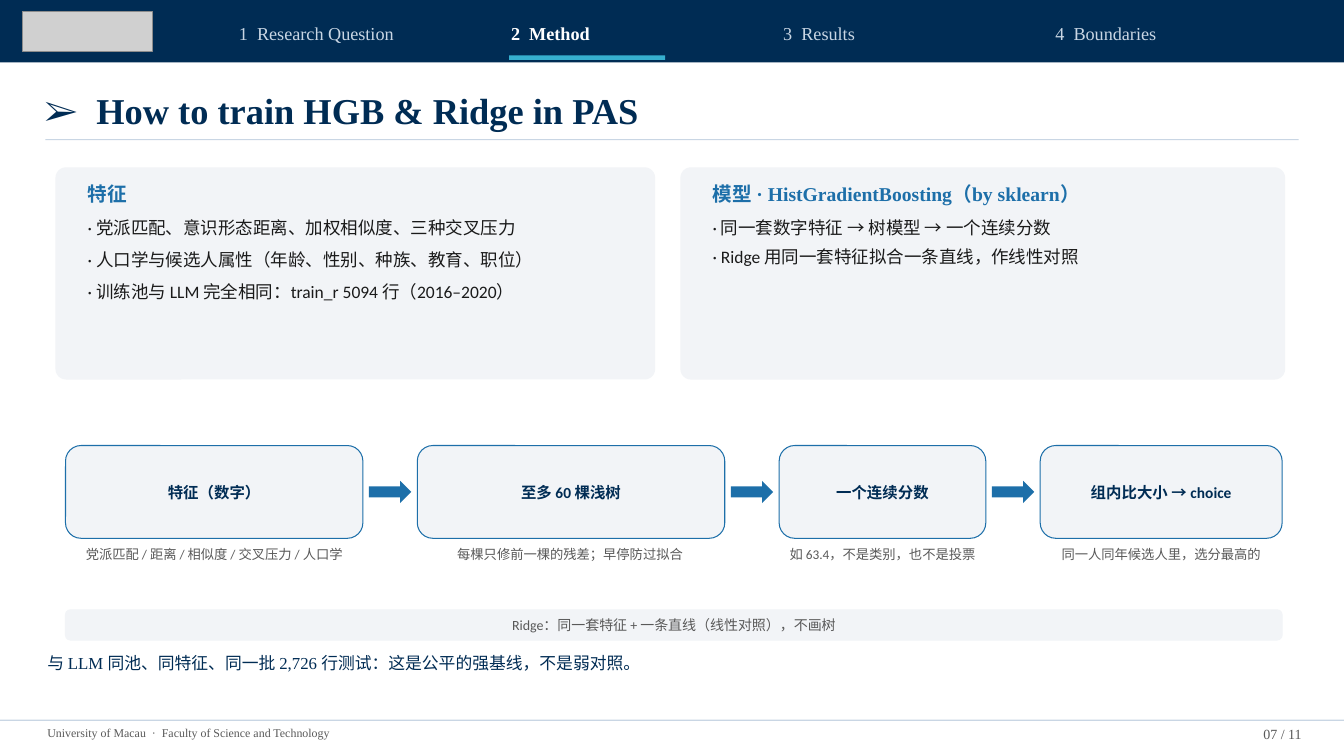
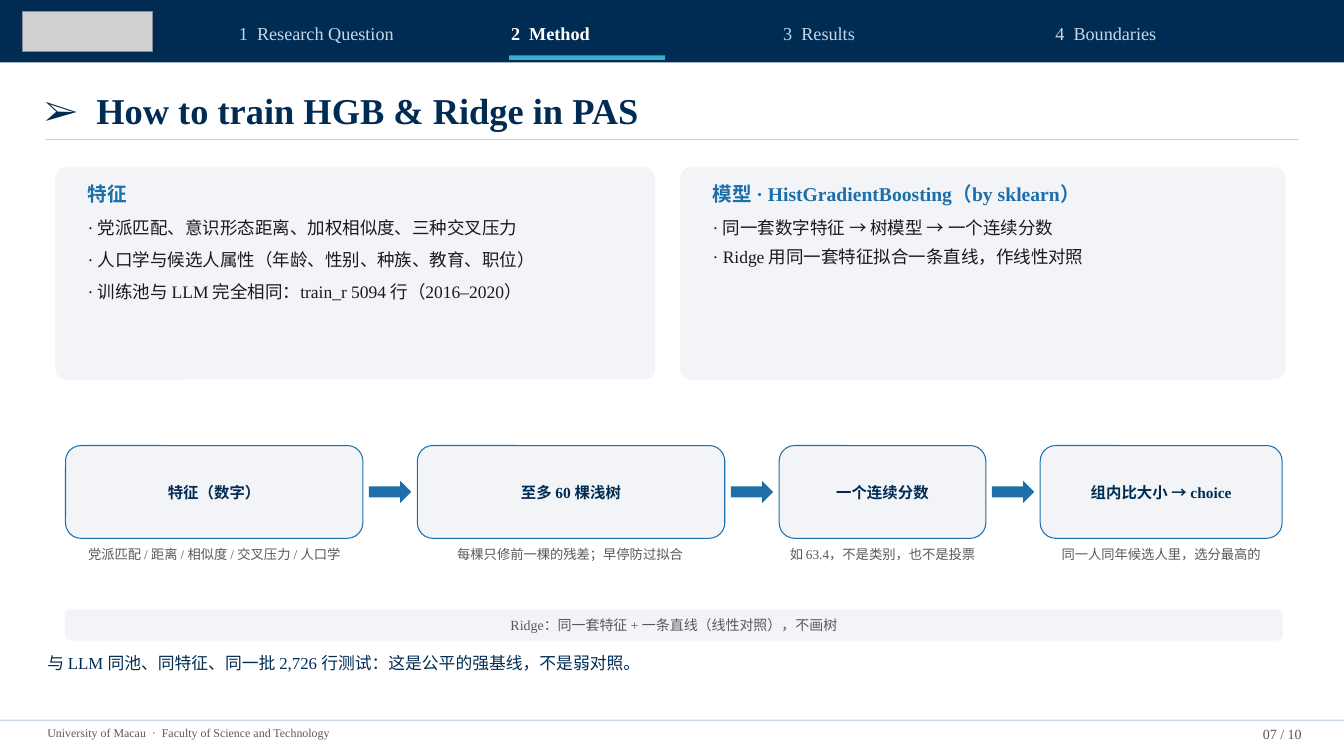
Before and after one commit to gyro-zpl/fas_pro, a slide deck: slide 7 of docs/04_论文稿件/导师阶段汇报_UMAC_2026-11-23.pptx. Drawn at 1344x756 pixels with LibreOffice and Linux fonts; fonts in the diff are those of the drawing; grey boxes stand for pictures. Boxes give left, top, right and bottom in pixels: in the first picture for what was removed or moved away, otherwise in the second. Text is boxed around its words. In the diff, an @@ line names an element or a change of style, - is before the commit and + after.

Commit message:
Unify the deck fonts: Times New Roman for Latin, 黑体 for CJK
Set both the Latin and East Asian typeface on every run in every slide, including
table cells (525 runs), so mixed Chinese/English lines pick 黑体 for the Chinese
characters and Times New Roman for the Latin ones. Renumber the footers after
the page count dropped to ten.

```diff
--- a/docs/04_论文稿件/导师阶段汇报_UMAC_2026-11-23.pptx
+++ b/docs/04_论文稿件/导师阶段汇报_UMAC_2026-11-23.pptx
@@ text at (x1=98, y1=219, x2=535, y2=301): font Calibri to Times New Roman @@
@@ text at (x1=723, y1=219, x2=1084, y2=267): font Calibri to Times New Roman in "· 同一套数字特征 → 树模型 → 一个连续分数", "· Ridge 用同一套特征拟合一条直线，作线性对照" @@
@@ font Calibri to Times New Roman in 5 elements at (x1=417, y1=446, x2=725, y2=538), (x1=1041, y1=446, x2=1282, y2=538), (x1=88, y1=548, x2=341, y2=560), (x1=790, y1=548, x2=975, y2=560), (x1=66, y1=610, x2=1282, y2=640) @@
@@ text at (x1=1263, y1=729, x2=1302, y2=739): text changed @@
-07 / 11
+07 / 10
```
Also in this commit, not shown: 9 other slides changed, 1 slide removed.
